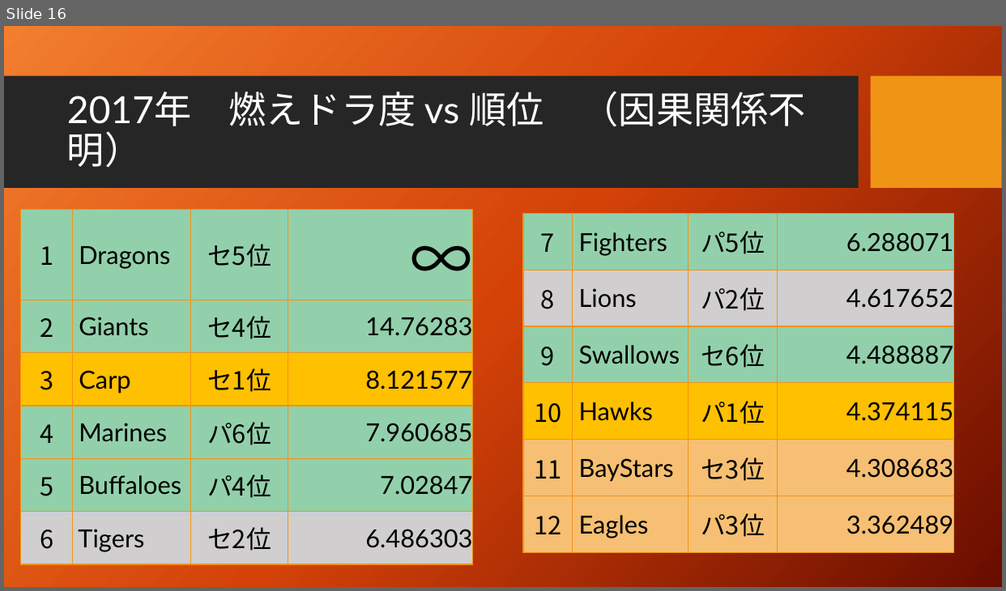
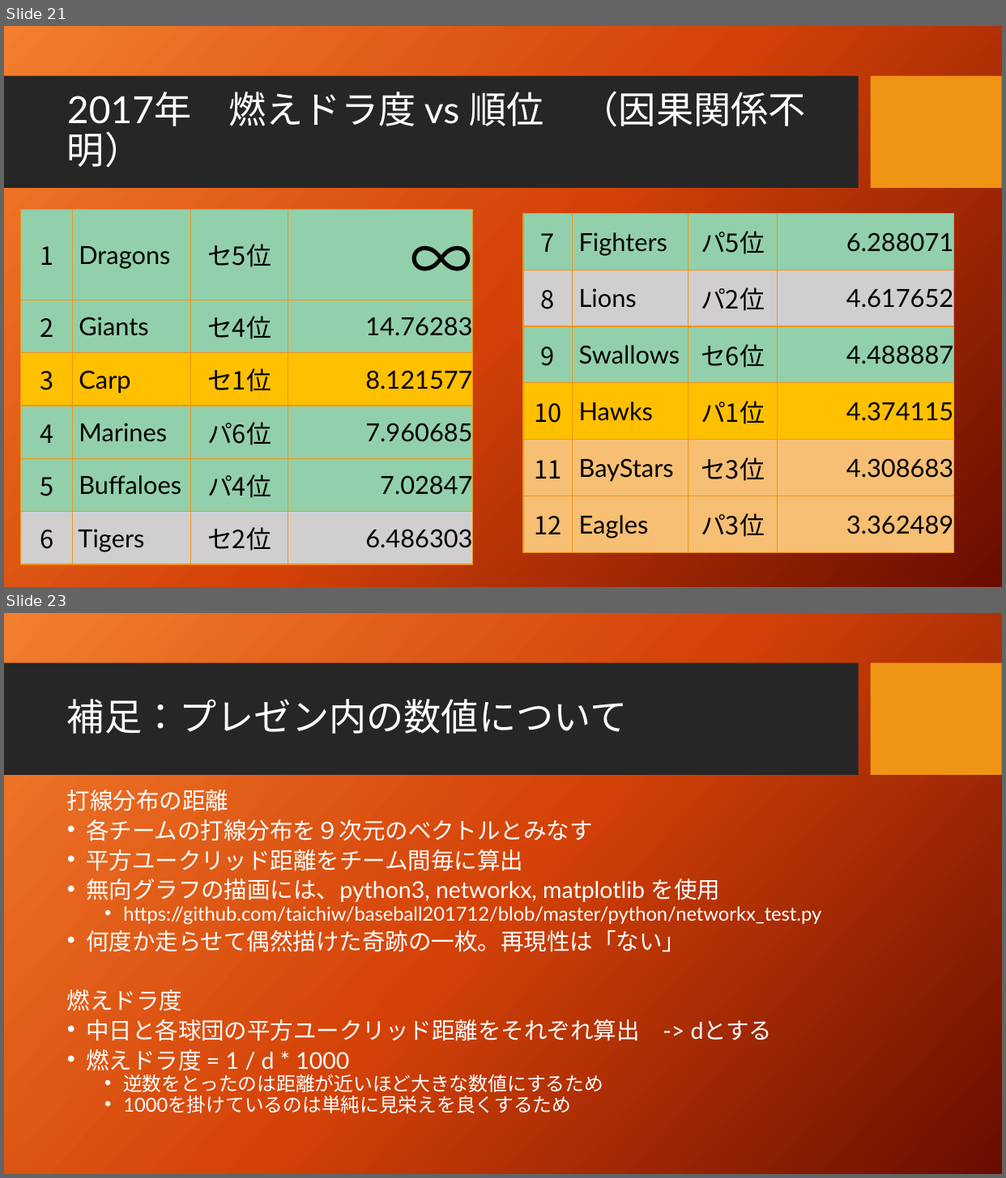
Before and after one commit to taichiw/baseball201712, a slide deck: 2番ペゲーロとは何だったのか.pptx. Shown one above the other, each under a label of ours: slide 16 before the commit, slides 21 and 23 after it; the slides between them are not shown. The pictures are 1006x591 and 1006x1178 pixels, drawn with LibreOffice and Linux fonts; fonts in the diff are those of the drawing; background and template pictures are left out. Boxes give left, top, right and bottom in pixels: in the first picture for what was removed or moved away, otherwise in the second. Text is boxed around its words. In the diff, an @@ line names an element or a change of style, - is before the commit and + after.

```diff
--- a/2番ペゲーロとは何だったのか.pptx
+++ b/2番ペゲーロとは何だったのか.pptx
@@ slide 23 added at <box>4,613,1002,1174</box>, background picture (left out); not listed: 2 template elements that a slide beside it also shows @@
@@ title added at <box>67,699,628,734</box>, 36 pt, text #FFFFFF @@
+補足：プレゼン内の数値について
@@ text added at <box>67,790,821,1114</box>, 22.2 pt, text #FFFFFF @@
+打線分布の距離
+• 各チームの打線分布を９次元のベクトルとみなす
+• 平方ユークリッド距離をチーム間毎に算出
+• 無向グラフの描画には、python3, networkx, matplotlib を使用
+  • https://github.com/taichiw/baseball201712/blob/master/python/networkx_test.py
+• 何度か走らせて偶然描けた奇跡の一枚。再現性は「ない」
+燃えドラ度
+• 中日と各球団の平方ユークリッド距離をそれぞれ算出 -> dとする
+• 燃えドラ度 = 1 / d * 1000
+  • 逆数をとったのは距離が近いほど大きな数値にするため
+  • 1000を掛けているのは単純に見栄えを良くするため
@@ what was slide 16 is now slide 21 @@
```
Also in this commit, not shown: 8 slides changed, 5 other slides added, 1 other file.
